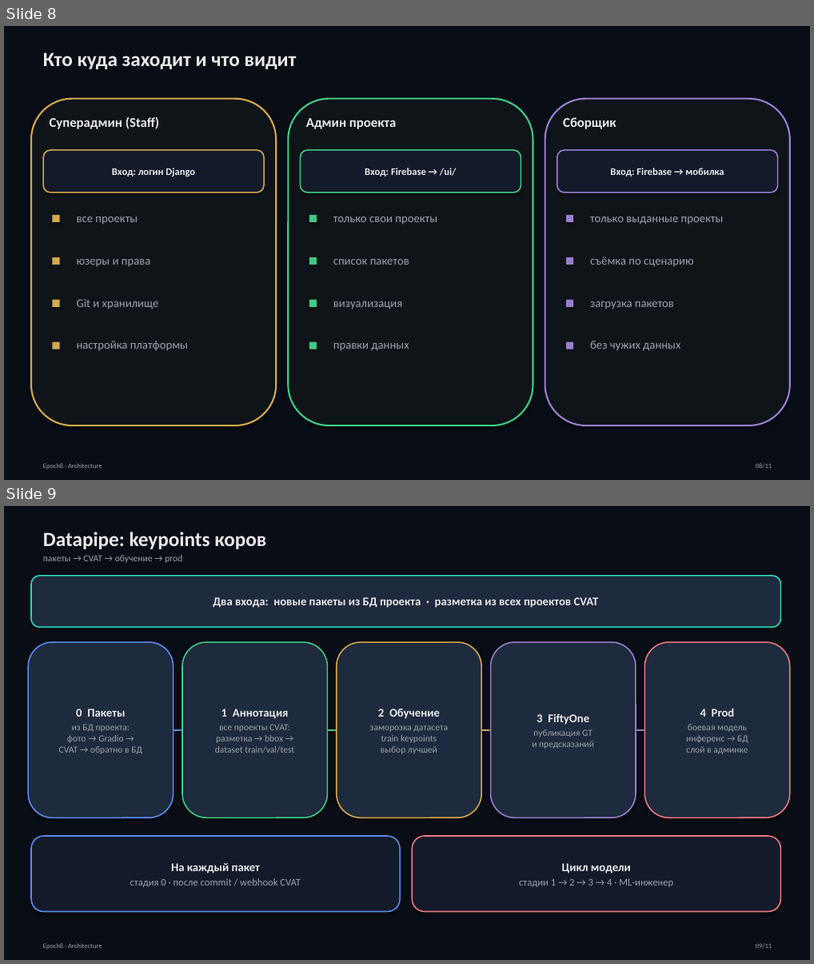
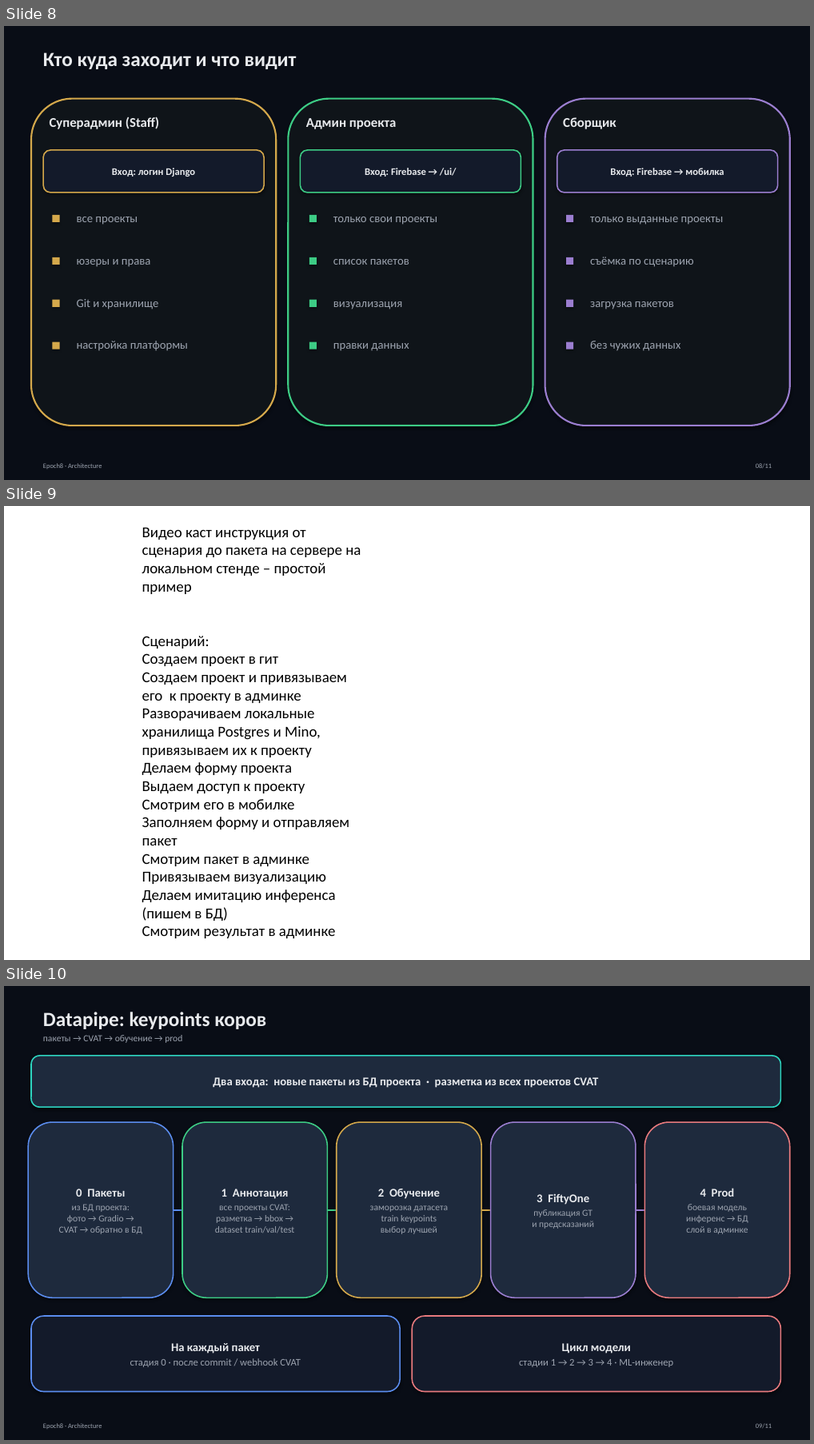
Before and after one commit to epoch8/data-collector, a slide deck: docs/architecture/Architecture.pptx. Shown one above the other, each under a label of ours: slides 8 and 9 before the commit, slides 8, 9 and 10 after it. The pictures are 814x964 and 814x1444 pixels, drawn with LibreOffice and Linux fonts; fonts in the diff are those of the drawing. Boxes give left, top, right and bottom in pixels: in the first picture for what was removed or moved away, otherwise in the second. Text is boxed around its words. In the diff, an @@ line names an element or a change of style, - is before the commit and + after.

```diff
--- a/docs/architecture/Architecture.pptx
+++ b/docs/architecture/Architecture.pptx
@@ slide 9 added at bbox=[4, 506, 810, 960], background #FFFFFF @@
@@ text added at bbox=[142, 528, 361, 938], 18 pt, text #000000 @@
+Видео каст инструкция от сценария до пакета на сервере на локальном стенде – простой пример
+Сценарий:
+Создаем проект в гит
+Создаем проект и привязываем его к проекту в админке
+Разворачиваем локальные хранилища Postgres и Mino, привязываем их к проекту
+Делаем форму проекта
+Выдаем доступ к проекту
+Смотрим его в мобилке
+Заполняем форму и отправляем пакет
+Смотрим пакет в админке
+Привязываем визуализацию
+Делаем имитацию инференса (пишем в БД)
+Смотрим результат в админке
@@ what was slide 9 is now slide 10 @@
```
Also in this commit, not shown: 1 slide changed, 2 other slides added, 37 other files.
